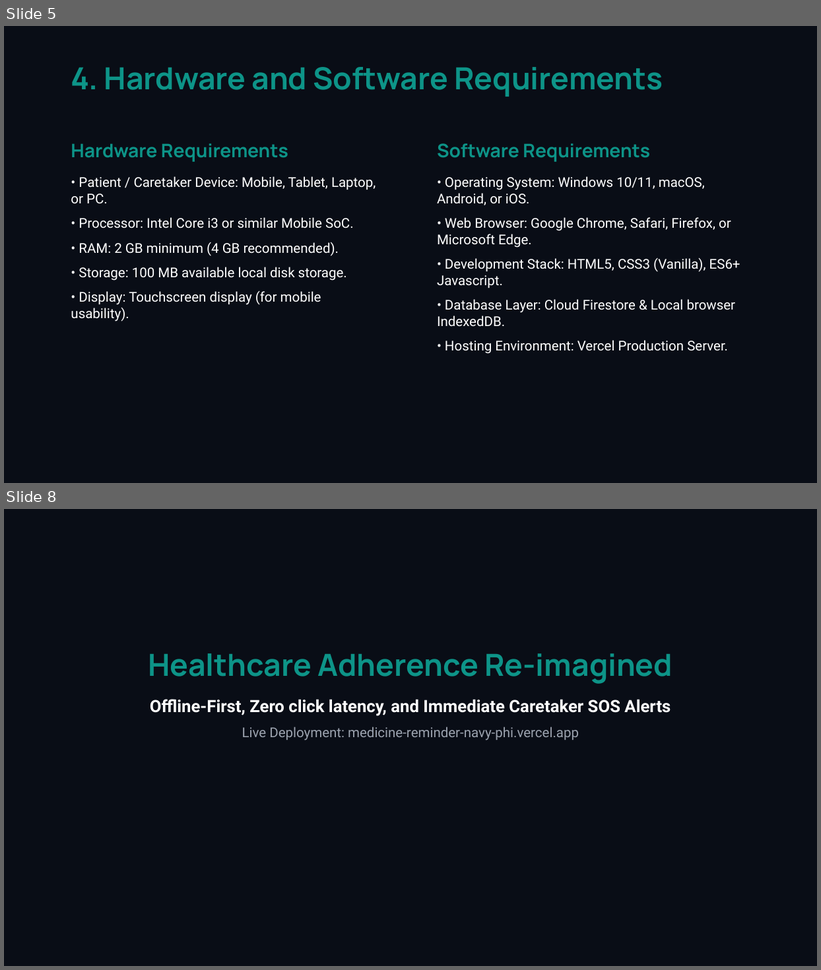
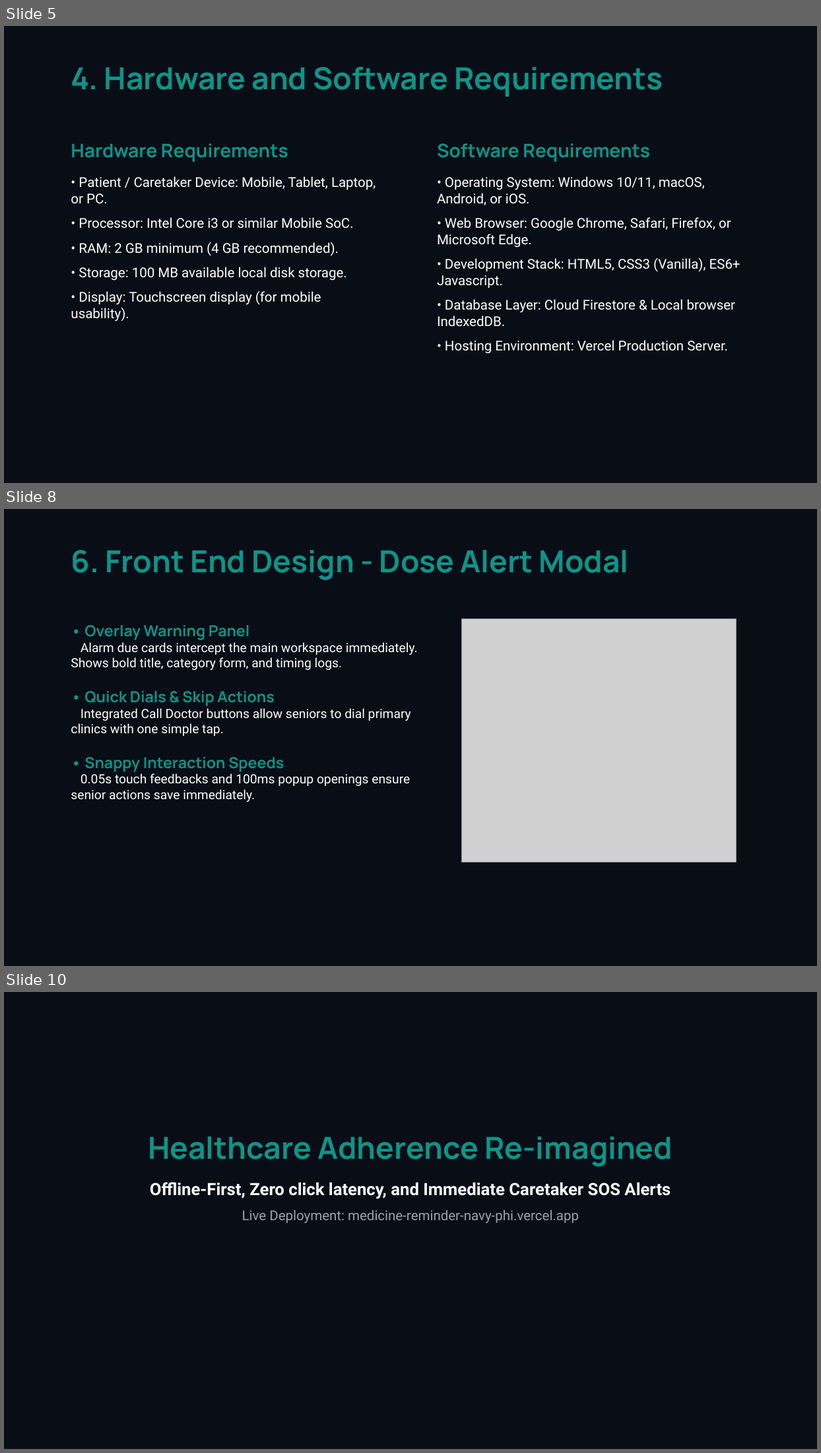
Before and after one commit to velagadadileep6-bot/Medicine-reminder, a slide deck: medicare_presentation.pptx. Shown one above the other, each under a label of ours: slides 5 and 8 before the commit, slides 5, 8 and 10 after it; the slides between them are not shown. The pictures are 821x970 and 821x1453 pixels, drawn with LibreOffice and Linux fonts; fonts in the diff are those of the drawing; grey boxes stand for pictures. Boxes give left, top, right and bottom in pixels: in the first picture for what was removed or moved away, otherwise in the second. Text is boxed around its words. In the diff, an @@ line names an element or a change of style, - is before the commit and + after.

Commit message:
docs: separate frontend design screenshots into individual slides (10 slides total)

```diff
--- a/medicare_presentation.pptx
+++ b/medicare_presentation.pptx
@@ slide 8 added at (x1=4, y1=509, x2=817, y2=966), background #090D16 @@
@@ text added at (x1=71, y1=550, x2=629, y2=580), 36 pt, text #0D9488, bold @@
+6. Front End Design - Dose Alert Modal
@@ text added at (x1=71, y1=625, x2=418, y2=802), 15 pt, text #FFFFFF @@
+• Overlay Warning Panel
+Alarm due cards intercept the main workspace immediately. Shows bold title, category form, and timing logs.
+• Quick Dials & Skip Actions
+Integrated Call Doctor buttons allow seniors to dial primary clinics with one simple tap.
+• Snappy Interaction Speeds
+0.05s touch feedbacks and 100ms popup openings ensure senior actions save immediately.
@@ picture added at (x1=461, y1=619, x2=736, y2=863) @@
@@ what was slide 8 is now slide 10 @@
```
Also in this commit, not shown: 2 slides changed, 2 other slides added, 1 slide removed, 1 other file.
